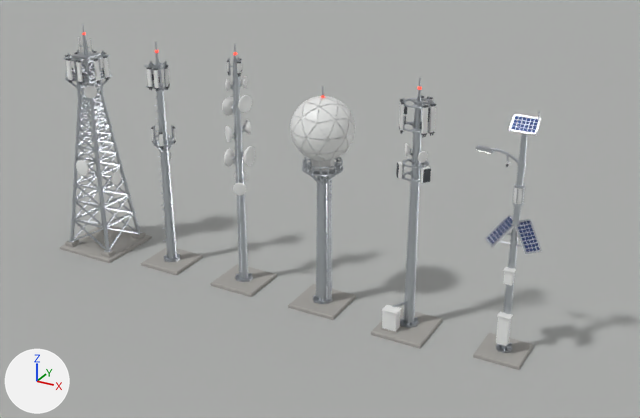
The Blender file blender/telecom_towers/telecom_towers.blend as it was, and as the next commit left it.
The view is the same before and after, from a 50 mm lens placed at (336.0, -547.0, 355.0), pointed at (32.0, 6.0, 78.0). Lighting does not change. The marker at lower left points along +X, +Y and +Z. The first picture is the older version.

Before the edit, the objects in view are built like this:
```python
ob_01_lattice_tower = bpy.data.objects.new('01_Lattice_Tower', me_01_lattice_tower)
ob_01_lattice_tower.location = (-187.5, 0.0, 0.0)
ob_02_monopole = bpy.data.objects.new('02_Monopole', me_02_monopole)
ob_02_monopole.location = (-112.5, 0.0, 0.0)
ob_03_microwave_tower = bpy.data.objects.new('03_Microwave_Tower', me_03_microwave_tower)
ob_03_microwave_tower.location = (-37.5, 0.0, 0.0)
ob_04_radome_station = bpy.data.objects.new('04_Radome_Station', me_04_radome_station)
ob_04_radome_station.location = (37.5, 0.0, 0.0)
ob_05_cell_site_4g_5g = bpy.data.objects.new('05_Cell_Site_4G_5G', me_05_cell_site_4g_5g)
ob_05_cell_site_4g_5g.location = (112.5, 0.0, 0.0)
ob_06_smart_solar_pole = bpy.data.objects.new('06_Smart_Solar_Pole', me_06_smart_solar_pole)
ob_06_smart_solar_pole.location = (187.5, 0.0, 0.0)
ob_ground = bpy.data.objects.new('Ground', me_ground)
ob_ground.location = (0.0, 0.0, 0.0)
```
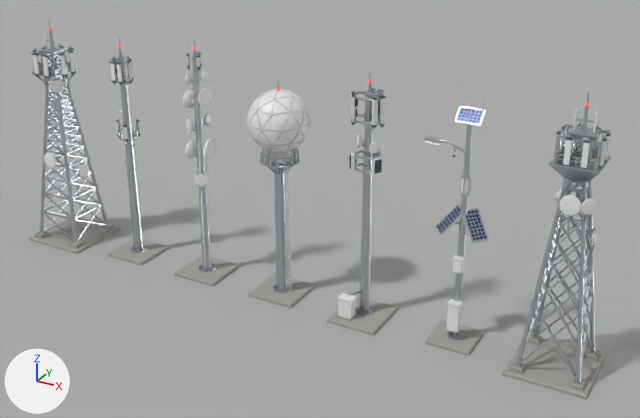
Patch to the scene script:
```diff
--- a/blender/telecom_towers/telecom_towers.blend.py
+++ b/blender/telecom_towers/telecom_towers.blend.py
@@ me_07_lattice_tower_nosupport @@
+me_07_lattice_tower_nosupport.from_pydata(...)  # 8372 vertices, 17796 faces; spans x -29.0..29.0, y -29.0..29.0, z 0.0..201.0
+# faces by material slot: [140, 13572, 3094, 822, 168]
+me_07_lattice_tower_nosupport.materials.append(mat_tt_concrete)  # grey #a2a09b
+me_07_lattice_tower_nosupport.materials.append(mat_tt_steel)  # light grey #bcc0c5
+me_07_lattice_tower_nosupport.materials.append(mat_tt_white)  # white #e7e8e7
+me_07_lattice_tower_nosupport.materials.append(mat_tt_dark)  # dark grey #4b5055
+me_07_lattice_tower_nosupport.materials.append(mat_tt_red)  # red #e73f30, glowing red #e73f30
@@ ob_01_lattice_tower @@
 ob_01_lattice_tower = bpy.data.objects.new('01_Lattice_Tower', me_01_lattice_tower)
-ob_01_lattice_tower.location = (-187.5, 0.0, 0.0)
+ob_01_lattice_tower.location = (-225.0, 0.0, 0.0)
@@ ob_02_monopole @@
 ob_02_monopole = bpy.data.objects.new('02_Monopole', me_02_monopole)
-ob_02_monopole.location = (-112.5, 0.0, 0.0)
+ob_02_monopole.location = (-150.0, 0.0, 0.0)
@@ ob_03_microwave_tower @@
 ob_03_microwave_tower = bpy.data.objects.new('03_Microwave_Tower', me_03_microwave_tower)
-ob_03_microwave_tower.location = (-37.5, 0.0, 0.0)
+ob_03_microwave_tower.location = (-75.0, 0.0, 0.0)
@@ ob_04_radome_station @@
 ob_04_radome_station = bpy.data.objects.new('04_Radome_Station', me_04_radome_station)
-ob_04_radome_station.location = (37.5, 0.0, 0.0)
+ob_04_radome_station.location = (0.0, 0.0, 0.0)
@@ ob_05_cell_site_4g_5g @@
 ob_05_cell_site_4g_5g = bpy.data.objects.new('05_Cell_Site_4G_5G', me_05_cell_site_4g_5g)
-ob_05_cell_site_4g_5g.location = (112.5, 0.0, 0.0)
+ob_05_cell_site_4g_5g.location = (75.0, 0.0, 0.0)
@@ ob_06_smart_solar_pole @@
 ob_06_smart_solar_pole = bpy.data.objects.new('06_Smart_Solar_Pole', me_06_smart_solar_pole)
-ob_06_smart_solar_pole.location = (187.5, 0.0, 0.0)
+ob_06_smart_solar_pole.location = (150.0, 0.0, 0.0)
@@ ob_07_lattice_tower_nosupport @@
+ob_07_lattice_tower_nosupport = bpy.data.objects.new('07_Lattice_Tower_NoSupport', me_07_lattice_tower_nosupport)
+ob_07_lattice_tower_nosupport.location = (225.0, 0.0, 0.0)
```

Pixel boxes [x1, y1, x2, y2] of what changed, in the pictures (640 x 418 px):
'01_Lattice_Tower', moved: before [60, 24, 152, 263]; after [29, 19, 120, 254]
'07_Lattice_Tower_NoSupport', added: after [502, 91, 612, 399]
    faces in mat_tt_steel (light grey #bcc0c5): [513, 91, 612, 384]
    faces in mat_tt_concrete (grey #a2a09b): [502, 333, 606, 399]
    faces in mat_tt_white (white #e7e8e7): [555, 108, 610, 244]
'04_Radome_Station', moved: before [288, 86, 356, 320]; after [247, 79, 316, 308]
'05_Cell_Site_4G_5G', moved: before [371, 77, 442, 349]; after [327, 70, 398, 336]
'06_Smart_Solar_Pole', moved: before [473, 111, 542, 370]; after [424, 103, 489, 356]
'03_Microwave_Tower', moved: before [210, 44, 277, 297]; after [174, 38, 240, 286]
'02_Monopole', moved: before [141, 42, 203, 275]; after [108, 37, 169, 266]
